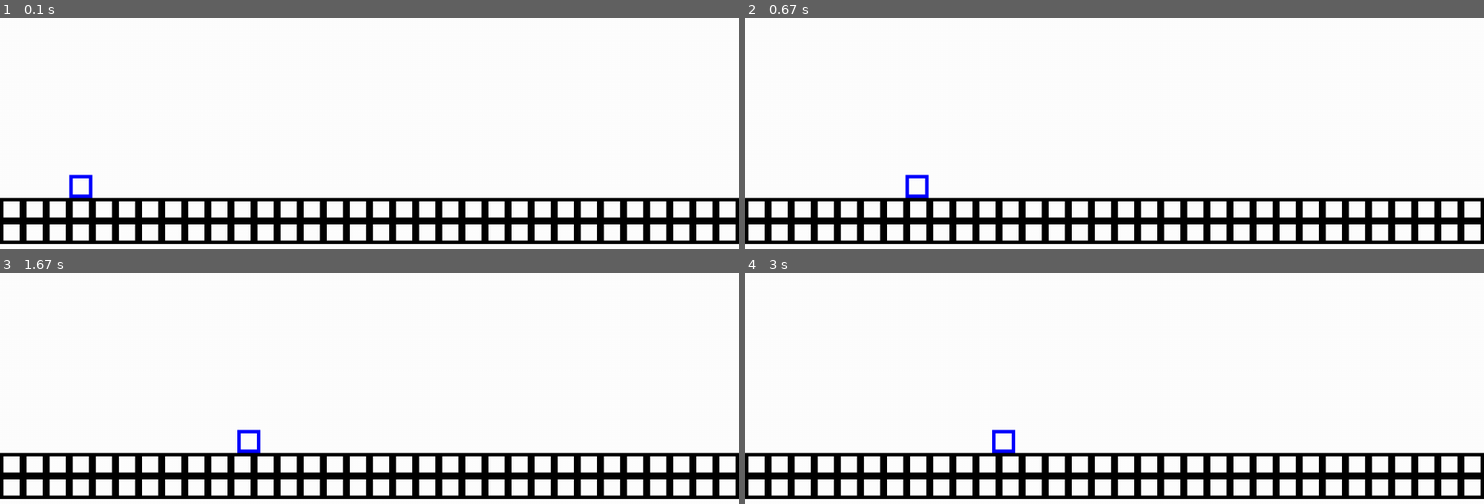
Above: before the commit, frames 1-4 (two rows, left to right).
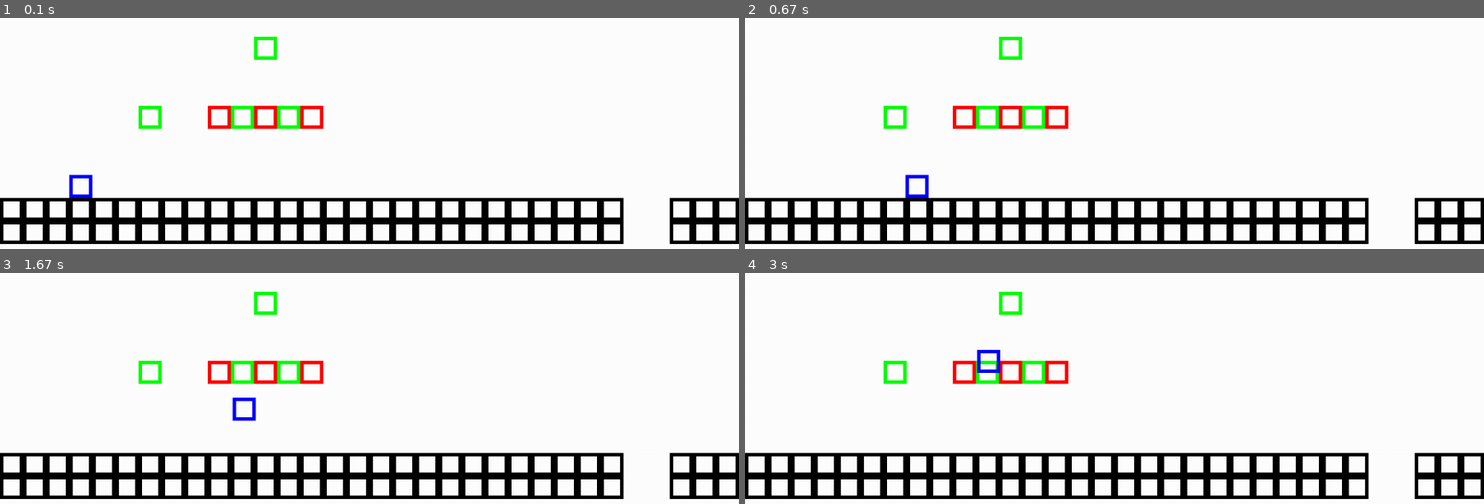
Above: after the commit, the same moments.

Repository: Thickney/PyGameSMB
Game: pygame game, started from SMB.py
Two runs of this game, one before a commit and one after it. Both use one fixed random seed, a clock stepped at 60 frames per second and the inputs below. The source is Python 2; it was converted automatically to run under Python 3.
Inputs:
- Up to frame 1 (0.1 s): no input
- Up to frame 2 (0.67 s): hold D from 0.33 s (still down)
- Up to frame 3 (1.67 s): release D at 0.8 s; hold D 0.83-1.3 s; tap Space at 0.9, 1.2, 1.4 s; hold A from 1.33 s (still down)
- Up to frame 4 (3 s): tap Space at 1.7, 1.97, 2.27, 2.4, 2.7 s; release A at 1.87 s; hold A 1.9-2.3 s; hold D 2.33-2.97 s

The runs differ from the first frame. In frame 1, 2.0% of the frame differs, in the area x 18-91%, y 7-98%; in frame 2, 2.0%; in frame 3, 2.4%; in frame 4, 2.3%.

Commit message:
Falling off of edges

Diff:
--- a/1-1.txt
+++ b/1-1.txt
@@ -6,12 +6,12 @@
 
 
 
-					  q
+					      q
 
 
 				  q 	bqbqb
 
 						    ppp
    m   						    ppp
-ggggggggggggggggggggggggggggggggggggggggggggggggggggggg
-ggggggggggggggggggggggggggggggggggggggggggggggggggggggg
+ggggggggggggggggggggggggggg  gggggggggggggggggggggggggg
+ggggggggggggggggggggggggggg  gggggggggggggggggggggggggg
--- a/SMB.py
+++ b/SMB.py
@@ -79,7 +79,9 @@
 class BrickBlock (Entity):
     def __init__ (self, x, y, w, h, color):
         Entity.__init__(self, x, y, w, h, color)
-        self.allStates = { "idle":BrickBlockStateIdle(), "hit_light":BrickBlockStateHitLight(), "hit_hard":BrickBlockStateHitHard() }
+        self.allStates = { "idle":BrickBlockStateIdle() } #, "hit_light":BrickBlockStateHitLight(), "hit_hard":BrickBlockStateHitHard() }
+        self.prevState = self.allStates.get("idle")
+        self.currState = self.prevState
 
     def update (self, deltaTime):
         self.currState.execute(self, deltaTime)
@@ -88,7 +90,9 @@
 class QuestionBlock (Entity):
     def __init__ (self, x, y, w, h, color):
         Entity.__init__(self, x, y, w, h, color)
-        self.allStates = { "idle":QuestionBlockStateIdle(), "hit":QuestionBlockStateHit() }
+        self.allStates = { "idle":QuestionBlockStateIdle() } #, "hit":QuestionBlockStateHit() }
+        self.prevState = self.allStates.get("idle")
+        self.currState = self.prevState
 
     def update (self, deltaTime):
         self.currState.execute(self, deltaTime)
@@ -132,7 +136,7 @@
         self.speed = 0.5
         self.isDead = False
         self.dy = 0
-        self.jumpHeight = 100
+        self.jumpHeight = 150
         self.velocity = 0
 
     def update (self, deltaTime):
@@ -184,8 +188,19 @@
     def execute (self, entity, deltaTime):
         key = pygame.key.get_pressed()
 
-        #if key[K_SPACE]:
-         #   entity.changeState("jump")
+        # Check for move off of any platform
+        downRect = entity.rect
+        downRect.y += 10
+        shouldFall = True
+        for item in level.map:
+            if item != mario and downRect.colliderect(item):
+                shouldFall = False
+
+        if shouldFall:
+            entity.changeState("fall")
+
+        if key[K_SPACE]:
+            entity.changeState("jump")
 
         if key[K_LSHIFT]:
             self.run = True
@@ -289,6 +304,34 @@
     def toString (self):
         return "fall"
 
+# QuestionBlockStateIdle
+class QuestionBlockStateIdle (State):
+    def enterState (self, entity):
+        return
+
+    def execute (self, entity, deltaTime):
+        return
+
+    def exitState(self, entity):
+        return
+
+    def toString (self):
+        return "idle"
+
+# BrickBlockStateIdle
+class BrickBlockStateIdle (State):
+    def enterState (self, entity):
+        return
+
+    def execute (self, entity, deltaTime):
+        return
+
+    def exitState(self, entity):
+        return
+
+    def toString (self):
+        return "idle"
+
 # GroundBlockStateIdle
 class GroundBlockStateIdle (State):
     def enterState (self, entity):
@@ -350,6 +393,12 @@
 
         elif (tile == marioTile):
             self.map.append(Mario(xPos, yPos, tileWidth, tileWidth, marioColor))
+
+        elif (tile == blockTile):
+            self.map.append(BrickBlock(xPos, yPos, tileWidth, tileWidth, red))
+
+        elif (tile == questionTile):
+            self.map.append(QuestionBlock(xPos, yPos, tileWidth, tileWidth, green))
 
     def update (self, deltaTime):
         for tile in self.map:
